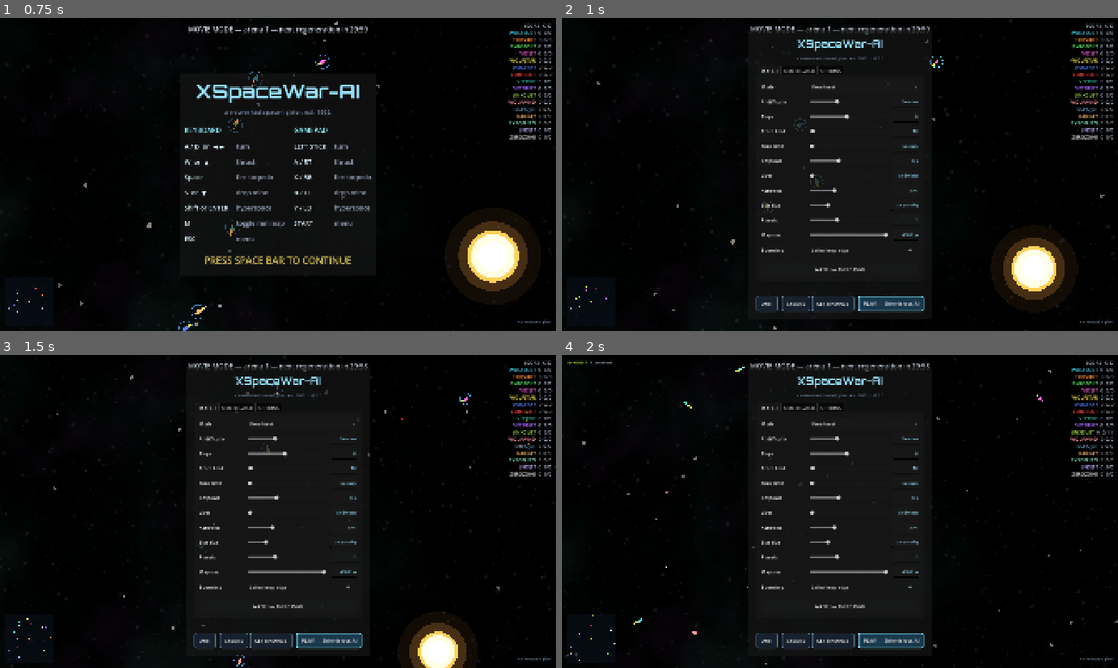
Above: before the commit, frames 1-4 (two rows, left to right).
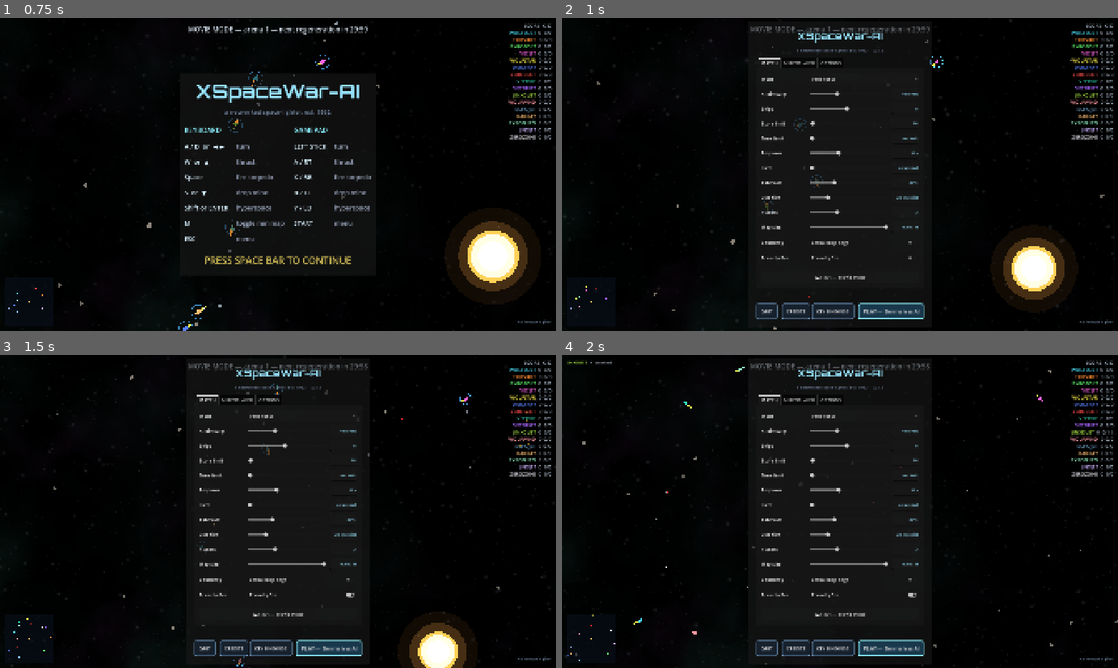
Above: after the commit, the same moments.

Repository: CryptoJones/XSpaceWar-AI
Game: Godot game, scene res://src/ui/main.tscn
Same seed, same stepped clock (60 frames per second), same inputs: the game is played once before the commit and once after it.
Inputs (mouse positions are in pixels of both pictures, inside the frame that each line leads up to):
- Up to frame 1 (0.75 s): tap Enter at 0.5 s; move the mouse to (400, 158) at 0.52 s; hold D from 0.53 s (still down); tap Shift at 0.6 s; click (400, 158) at 0.67 s
- Up to frame 2 (1 s): keep holding D; tap Space at 0.77 s
- Up to frame 3 (1.5 s): release D at 1.25 s; click (300, 596) at 1.25 s, where only the run after the commit has a clickable "Friendly fire"
- Up to frame 4 (2 s): no input

Frame 1 is identical in both runs. In frame 2, 5.0% of the frame differs, in the area x 33-67%, y 2-99%; in frame 3, 5.0%; in frame 4, 5.0%.

Commit message:
feat: friendly fire toggle in match setup
Adds a Friendly fire CheckButton to the match settings tab (below Boundary).
Default off. When off:
- Teammates cannot trigger or take blast damage from each other's mines (was
  already true for triggering; blast exemption was already coded)
- Teammates cannot be hit by each other's torpedoes
- Owner is permanently immune to their own torpedoes (previously only during
  SELF_HIT_GRACE window)
When on, all damage applies regardless of team.
Movie mode always resets friendly_fire to false.

Co-Authored-By: Claude Sonnet 4.6 <noreply@anthropic.com>

Diff:
--- a/src/gameplay/game_session.gd
+++ b/src/gameplay/game_session.gd
@@ -44,6 +44,7 @@
 var hazard := 0.3                  ## asteroid slider 0..1 (1 = every 3rd cell)
 var respawn_seconds := 6.0         ## death cooldown (player-configurable)
 var lethal_edges := false          ## border kills instead of wrapping
+var friendly_fire := false         ## teammates can damage/kill each other
 var star_scale := 1.0              ## star size+gravity multiplier (slider 25 = 1.0)
 var map_size := 40000.0            ## arena edge length (slider 2000-40000)
 var lives := 0                     ## deaths before elimination (0 = unlimited)
@@ -92,6 +93,7 @@
 	# Skirmish-only settings must not leak into the attract loop (a lethal
 	# boundary or 1s respawn from the last match would contaminate it).
 	lethal_edges = false
+	friendly_fire = false
 	respawn_seconds = 6.0
 	score_limit = 0
 	time_limit = 0.0
@@ -113,6 +115,7 @@
 	cfg.lives = maxi(0, lives) if not movie_mode else 0
 	cfg.lethal_edges = lethal_edges
 	cfg.wrap_edges = not lethal_edges
+	cfg.friendly_fire = friendly_fire
 	world = SimWorld.new(cfg)
 	bots.clear()
 	ship_names.clear()
--- a/src/sim/sim_world.gd
+++ b/src/sim/sim_world.gd
@@ -473,7 +473,7 @@
 		for s in ships:
 			if not s.alive or s.spawn_grace > 0.0:
 				continue
-			if s.id == t.owner_id and t.age < SELF_HIT_GRACE:
+			if s.id == t.owner_id and (t.age < SELF_HIT_GRACE or not config.friendly_fire):
 				continue
 			if s.id != t.owner_id and s.team == t.team and s.team != -1 and not config.friendly_fire:
 				continue
--- a/src/ui/main.gd
+++ b/src/ui/main.gd
@@ -23,6 +23,7 @@
 var _planets_slider: HSlider
 var _map_slider: HSlider
 var _edge_check: CheckButton
+var _ff_check: CheckButton
 var _slider_readouts := {}         ## HSlider -> [readout LineEdit, fmt Callable]
 var _name_edit: LineEdit
 var _ip_edit: LineEdit
@@ -487,6 +488,11 @@
 	_edge_check.tooltip_text = "Off: the map wraps around · On: the border destroys ships"
 	_grid_row(grid, "Boundary", _edge_check)
 
+	_ff_check = CheckButton.new()
+	_ff_check.text = "Friendly fire"
+	_ff_check.tooltip_text = "Off: teammates cannot harm each other · On: all damage applies"
+	_grid_row(grid, "Friendly fire", _ff_check)
+
 	var stretch := Control.new()
 	stretch.size_flags_vertical = Control.SIZE_EXPAND_FILL
 	v.add_child(stretch)
@@ -958,6 +964,7 @@
 	session.hazard = _hazard_slider.value / 100.0
 	session.respawn_seconds = _respawn_slider.value
 	session.lethal_edges = _edge_check.button_pressed
+	session.friendly_fire = _ff_check.button_pressed
 	session.star_scale = _star_slider.value / 25.0
 	session.map_size = _map_slider.value
 	session.lives = int(_lives_slider.value)
